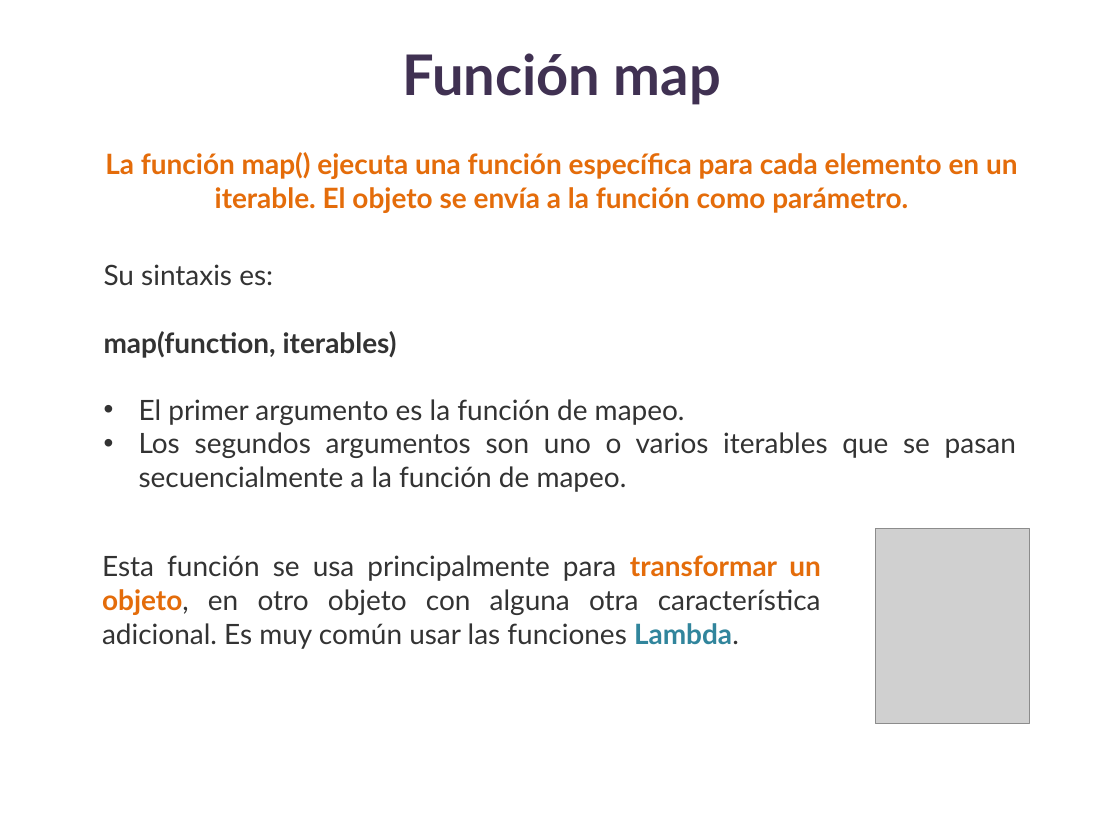
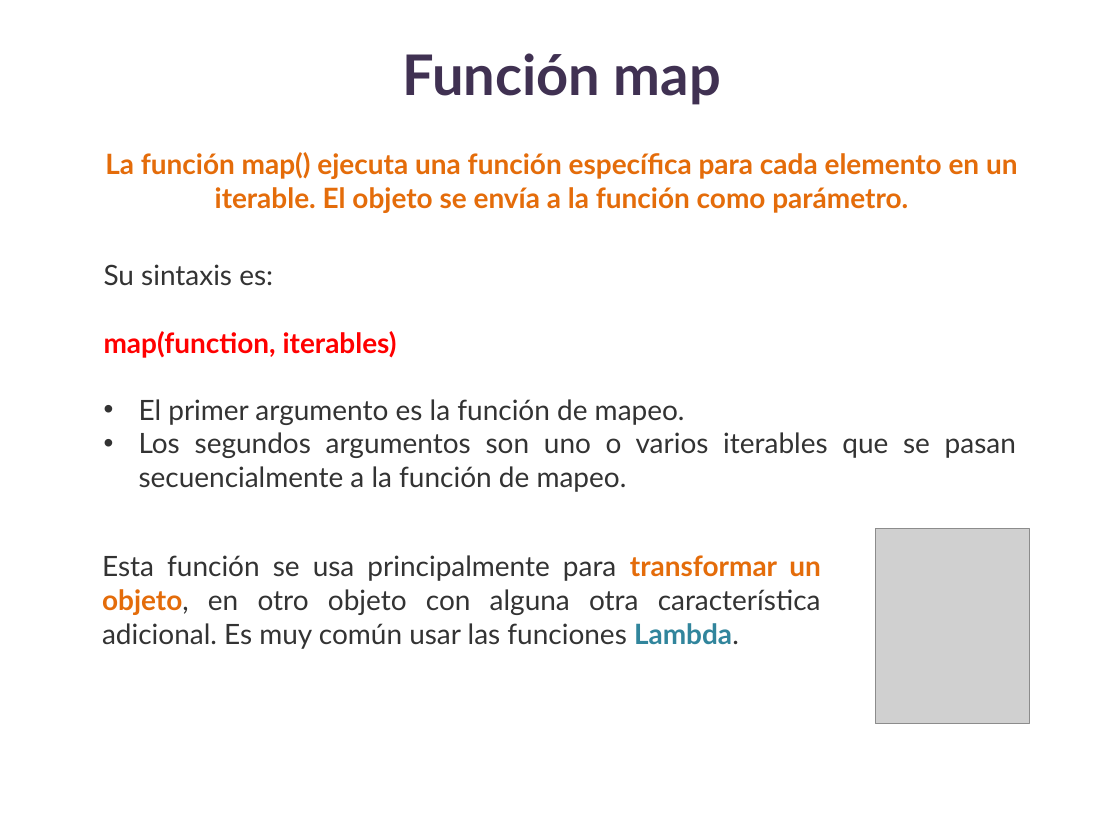
Before and after one commit to lizetheP/Analitica, a slide deck: slide 7 of CalendarioAgo2022/presentaciones/11_FuncionesOrdenSuperior.pptx. Drawn at 1120x840 pixels with LibreOffice and Linux fonts; fonts in the diff are those of the drawing; grey boxes stand for pictures. Boxes give left, top, right and bottom in pixels: in the first picture for what was removed or moved away, otherwise in the second. Text is boxed around its words. In the diff, an @@ line names an element or a change of style, - is before the commit and + after.

```diff
--- a/CalendarioAgo2022/presentaciones/11_FuncionesOrdenSuperior.pptx
+++ b/CalendarioAgo2022/presentaciones/11_FuncionesOrdenSuperior.pptx
@@ text at box(104, 331, 397, 358): text colour #333333 to #FF0000 in "map(function, iterables)" @@
```
Also in this commit, not shown: 4 other slides changed, 4 slides added, 14 other files.
